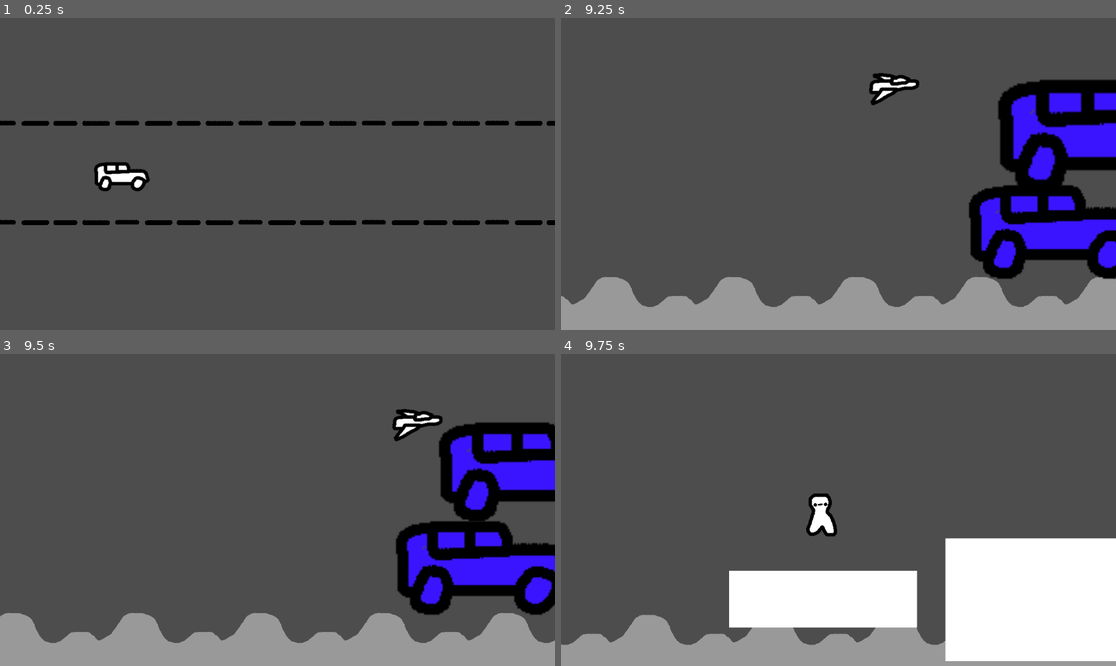
Above: before the commit, frames 1-4 (two rows, left to right).
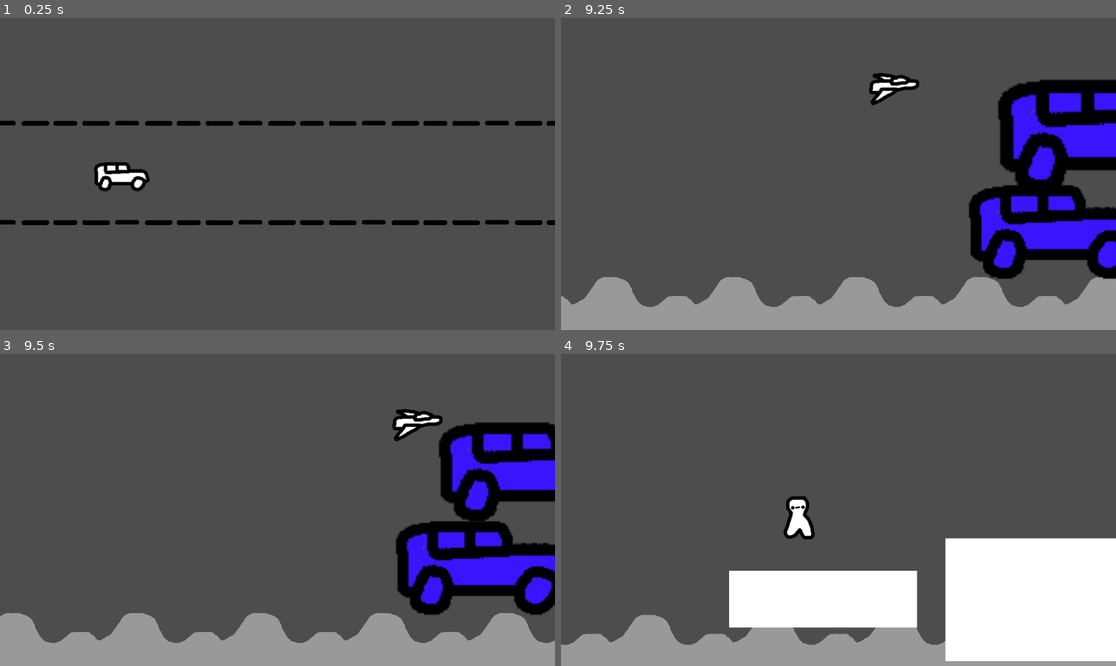
Above: after the commit, the same moments.

Repository: aznoqmous/a11y
Game: Godot game, scene res://scenes/racing_game/racing_scene.tscn
The game is run twice, just before and just after one commit, with the same random seed, the same clock (stepped at 60 frames per second) and the same inputs.
Inputs (mouse positions are in pixels of both pictures, inside the frame that each line leads up to):
- Up to frame 1 (0.25 s): no input
- Up to frame 2 (9.25 s): move the mouse to (960, 158) at 0.52 s; press the mouse at (960, 158) at 0.53 s; hold D (Right) 0.53-2.03 s; tap W (Up) at 0.77, 1.52, 3.02, 3.77, 4.52, 6.02, 6.77, 7.52, 9.02 s; move the mouse to (727, 189) at 1.27 s; release the mouse at (727, 189) at 1.28 s; tap Space (Space) every 1.5 s from 1.35 to 8.85 s; move the mouse to (894, 105) at 2.02 s; press the mouse at (894, 105) at 2.03 s; hold A (Left) 2.03-2.78 s; move the mouse to (810, 236) at 2.77 s; release the mouse at (810, 236) at 2.78 s; hold D (Right) 2.78-4.28 s; move the mouse to (1005, 220) at 3.52 s; press the mouse at (1005, 220) at 3.53 s; move the mouse to (672, 127) at 4.27 s; release the mouse at (672, 127) at 4.28 s; hold A (Left) 4.28-5.03 s; move the mouse to (866, 174) at 5.02 s; press the mouse at (866, 174) at 5.03 s; hold D (Right) 5.03-5.78 s; move the mouse to (755, 96) at 5.77 s; release the mouse at (755, 96) at 5.78 s; hold A (Left) 5.78-7.28 s; move the mouse to (960, 158) at 6.52 s; press the mouse at (960, 158) at 6.53 s; move the mouse to (727, 189) at 7.27 s; release the mouse at (727, 189) at 7.28 s; hold D (Right) from 7.28 s (still down); move the mouse to (894, 105) at 8.02 s; press the mouse at (894, 105) at 8.03 s; move the mouse to (810, 236) at 8.77 s; release the mouse at (810, 236) at 8.78 s
- Up to frame 3 (9.5 s): keep holding D (Right)
- Up to frame 4 (9.75 s): move the mouse to (1005, 556) at 9.52 s; release D (Right) at 9.53 s; press the mouse at (1005, 556) at 9.53 s; hold A (Left) from 9.53 s (still down)

Frames 1-3 are identical in both runs. In frame 4, 1.1% of the frame differs, in the area x 40-50%, y 44-60%.

Commit message:
Update platformer_scene.tscn

Diff:
--- a/scenes/platformer_game/platformer_scene.tscn
+++ b/scenes/platformer_game/platformer_scene.tscn
@@ -55,6 +55,9 @@
 position = Vector2(261, 322)
 slide_on_ceiling = false
 script = ExtResource("3_j34ms")
+move_speed = 701.0
+gravity = 2000.0
+jump_power = 1000.0
 
 [node name="Sprite2D" type="Sprite2D" parent="World/Player" unique_id=804030744]
 texture = ExtResource("4_j34ms")
